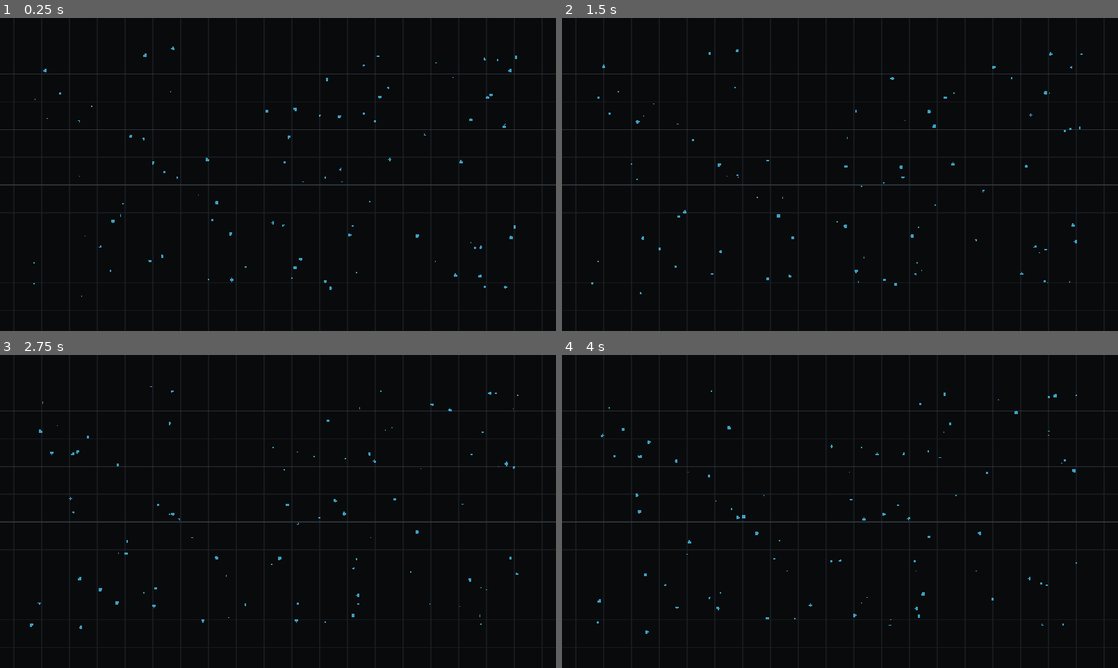
Above: before the commit, frames 1-4 (two rows, left to right).
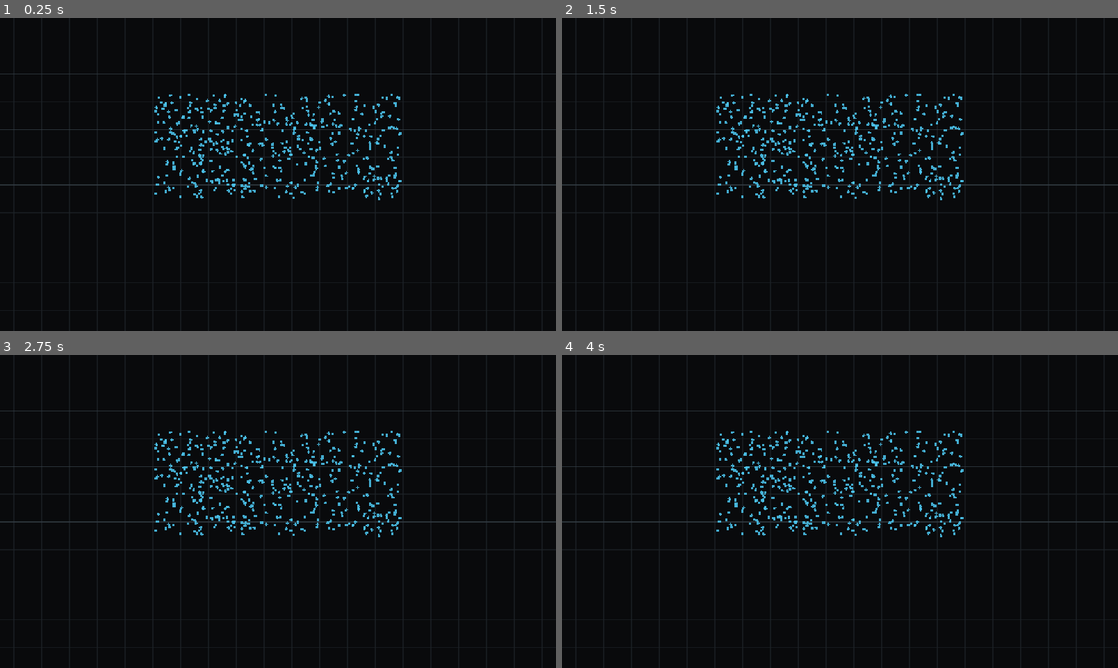
Above: after the commit, the same moments.

Repository: scratlantis/godot_playground
Game: Godot game, scene res://main.tscn
The game is run twice, just before and just after one commit, with the same random seed, the same clock (stepped at 60 frames per second) and the same inputs.
Inputs:
- Up to frame 1 (0.25 s): no input
- Up to frame 2 (1.5 s): no input
- Up to frame 3 (2.75 s): no input
- Up to frame 4 (4 s): no input

The runs differ from the first frame. In frame 1, 2.0% of the frame differs, in the area x 6-93%, y 9-90%; in frame 2, 2.0%; in frame 3, 2.0%; in frame 4, 2.0%.

Commit message:
Add brute force GPU particle forces

Diff:
--- a/src/project.godot
+++ b/src/project.godot
@@ -27,4 +27,4 @@
 
 [rendering]
 
-renderer/rendering_method="gl_compatibility"
+renderer/rendering_method="forward_plus"
--- a/src/scripts/Main2D.gd
+++ b/src/scripts/Main2D.gd
@@ -1,17 +1,44 @@
 extends Node2D
 
 const GRID_SPACING := 32.0
-const DOT_COUNT := 96
-
-var elapsed := 0.0
-var points: Array[Vector2] = []
+const WORKGROUP_SIZE := 64
+const PARAM_BYTES := 80
+const PARTICLE_BYTES := 16
+const DENSITY_BYTES := 4
+
+@export_range(16, 8192, 1) var particle_count := 512
+@export_range(0.005, 0.15, 0.001) var particle_radius := 0.045
+@export_range(0.0, 2.0, 0.001) var density_coefficient := 1.0
+@export_range(0.0, 2.0, 0.001) var target_density := 0.15
+@export_range(0.0, 2.0, 0.001) var pressure_force_coefficient := 0.18
+@export_range(0.0, 10.0, 0.001) var viscosity_force_coefficient := 0.65
+@export_range(0.0, 1.0, 0.001) var damping := 0.998
+@export_range(0.0, 1.0, 0.001) var border_damping := 0.72
+@export_range(-4.0, 4.0, 0.001) var gravity := 0.65
+
+var rd: RenderingDevice
+var density_shader: RID
+var forces_shader: RID
+var density_pipeline: RID
+var forces_pipeline: RID
+var params_buffer: RID
+var particle_buffers: Array[RID] = []
+var density_buffer: RID
+var read_index := 0
+var write_index := 1
+var frame_index := 0
+var gpu_enabled := false
+var particles: PackedVector2Array = PackedVector2Array()
 
 func _ready() -> void:
 	DisplayServer.window_set_title("Particle Sim 2D")
-	_seed_points()
+	gpu_enabled = _setup_compute()
+	_seed_particles()
 
 func _process(delta: float) -> void:
-	elapsed += delta
+	if gpu_enabled:
+		_step_gpu(delta)
+		_read_particles_from_gpu()
 	queue_redraw()
 
 func _draw() -> void:
@@ -21,12 +48,140 @@
 	_draw_bounds(rect)
 	_draw_points(rect)
 
-func _seed_points() -> void:
-	points.clear()
+func _exit_tree() -> void:
+	if rd == null:
+		return
+
+	for buffer in particle_buffers:
+		if buffer.is_valid():
+			rd.free_rid(buffer)
+	for rid in [params_buffer, density_buffer, density_pipeline, forces_pipeline, density_shader, forces_shader]:
+		if rid.is_valid():
+			rd.free_rid(rid)
+
+func _setup_compute() -> bool:
+	rd = RenderingServer.create_local_rendering_device()
+	if rd == null:
+		push_warning("RenderingDevice is unavailable; showing seeded particles without simulation.")
+		return false
+
+	density_shader = _load_shader("res://shaders/particle_density.glsl")
+	forces_shader = _load_shader("res://shaders/particle_forces.glsl")
+	density_pipeline = rd.compute_pipeline_create(density_shader)
+	forces_pipeline = rd.compute_pipeline_create(forces_shader)
+	params_buffer = rd.storage_buffer_create(PARAM_BYTES)
+	for i in 2:
+		particle_buffers.append(rd.storage_buffer_create(particle_count * PARTICLE_BYTES))
+	density_buffer = rd.storage_buffer_create(particle_count * DENSITY_BYTES)
+	return true
+
+func _seed_particles() -> void:
+	particles.clear()
 	var rng := RandomNumberGenerator.new()
 	rng.seed = 39
-	for i in DOT_COUNT:
-		points.append(Vector2(rng.randf(), rng.randf()))
+	var data := PackedByteArray()
+	data.resize(particle_count * PARTICLE_BYTES)
+	for i in particle_count:
+		var pos := Vector2(
+			0.25 + rng.randf() * 0.5,
+			0.18 + rng.randf() * 0.42
+		)
+		var offset := i * PARTICLE_BYTES
+		data.encode_float(offset, pos.x)
+		data.encode_float(offset + 4, pos.y)
+		data.encode_float(offset + 8, 0.0)
+		data.encode_float(offset + 12, 0.0)
+		particles.append(pos)
+
+	if gpu_enabled:
+		rd.buffer_update(particle_buffers[read_index], 0, data.size(), data)
+
+func _load_shader(path: String) -> RID:
+	var source_text := FileAccess.get_file_as_string(path)
+	if source_text.begins_with("#[compute]\n"):
+		source_text = source_text.substr(11)
+
+	var source := RDShaderSource.new()
+	source.language = RenderingDevice.SHADER_LANGUAGE_GLSL
+	source.set_stage_source(RenderingDevice.SHADER_STAGE_COMPUTE, source_text)
+	var spirv := rd.shader_compile_spirv_from_source(source)
+	var compile_error := spirv.get_stage_compile_error(RenderingDevice.SHADER_STAGE_COMPUTE)
+	if compile_error != "":
+		push_error(compile_error)
+	return rd.shader_create_from_spirv(spirv)
+
+func _step_gpu(delta: float) -> void:
+	var dt := minf(delta, 1.0 / 30.0)
+	_upload_params(dt)
+
+	var density_set := rd.uniform_set_create([
+		_storage_uniform(0, params_buffer),
+		_storage_uniform(1, particle_buffers[read_index]),
+		_storage_uniform(2, density_buffer),
+	], density_shader, 0)
+
+	var forces_set := rd.uniform_set_create([
+		_storage_uniform(0, params_buffer),
+		_storage_uniform(1, particle_buffers[read_index]),
+		_storage_uniform(2, density_buffer),
+		_storage_uniform(3, particle_buffers[write_index]),
+	], forces_shader, 0)
+
+	_dispatch(density_pipeline, density_set)
+	_dispatch(forces_pipeline, forces_set)
+	rd.free_rid(density_set)
+	rd.free_rid(forces_set)
+
+	var old_read := read_index
+	read_index = write_index
+	write_index = old_read
+	frame_index += 1
+
+func _dispatch(pipeline: RID, uniform_set: RID) -> void:
+	var groups := int(ceil(float(particle_count) / float(WORKGROUP_SIZE)))
+	var list := rd.compute_list_begin()
+	rd.compute_list_bind_compute_pipeline(list, pipeline)
+	rd.compute_list_bind_uniform_set(list, uniform_set, 0)
+	rd.compute_list_dispatch(list, groups, 1, 1)
+	rd.compute_list_end()
+	rd.submit()
+	rd.sync()
+
+func _upload_params(dt: float) -> void:
+	var bytes := PackedByteArray()
+	bytes.resize(PARAM_BYTES)
+	_encode_vec4(bytes, 0, Vector4(0.04, 0.04, 0.96, 0.96))
+	_encode_vec4(bytes, 16, Vector4(particle_radius, density_coefficient, target_density, gravity))
+	_encode_vec4(bytes, 32, Vector4(pressure_force_coefficient, viscosity_force_coefficient, damping, border_damping))
+	_encode_vec4(bytes, 48, Vector4(dt, 0.0, 0.0, 0.0))
+	_encode_uvec4(bytes, 64, Vector4i(particle_count, frame_index, 0, 0))
+	rd.buffer_update(params_buffer, 0, PARAM_BYTES, bytes)
+
+func _read_particles_from_gpu() -> void:
+	var data := rd.buffer_get_data(particle_buffers[read_index])
+	particles.resize(particle_count)
+	for i in particle_count:
+		var offset := i * PARTICLE_BYTES
+		particles[i] = Vector2(data.decode_float(offset), data.decode_float(offset + 4))
+
+func _storage_uniform(binding: int, rid: RID) -> RDUniform:
+	var uniform := RDUniform.new()
+	uniform.uniform_type = RenderingDevice.UNIFORM_TYPE_STORAGE_BUFFER
+	uniform.binding = binding
+	uniform.add_id(rid)
+	return uniform
+
+func _encode_vec4(bytes: PackedByteArray, offset: int, value: Vector4) -> void:
+	bytes.encode_float(offset, value.x)
+	bytes.encode_float(offset + 4, value.y)
+	bytes.encode_float(offset + 8, value.z)
+	bytes.encode_float(offset + 12, value.w)
+
+func _encode_uvec4(bytes: PackedByteArray, offset: int, value: Vector4i) -> void:
+	bytes.encode_u32(offset, value.x)
+	bytes.encode_u32(offset + 4, value.y)
+	bytes.encode_u32(offset + 8, value.z)
+	bytes.encode_u32(offset + 12, value.w)
 
 func _draw_grid(rect: Rect2) -> void:
 	var minor := Color(0.12, 0.14, 0.16, 0.62)
@@ -55,11 +210,8 @@
 func _draw_points(rect: Rect2) -> void:
 	var margin := 72.0
 	var area := Rect2(Vector2(margin, margin), rect.size - Vector2.ONE * margin * 2.0)
-	for i in points.size():
-		var unit := points[i]
-		var phase := elapsed * 0.9 + float(i) * 0.37
-		var wobble := Vector2(cos(phase * 1.3), sin(phase * 1.7)) * 7.0
-		var pos := area.position + unit * area.size + wobble
-		var radius := 2.5 + 1.5 * sin(phase)
-		var color := Color(0.28, 0.76, 0.92, 0.82)
+	for unit in particles:
+		var pos := area.position + unit * area.size
+		var radius := 3.25
+		var color := Color(0.30, 0.78, 0.94, 0.86)
 		draw_circle(pos, radius, color)
Not shown, added: src/shaders/particle_density.glsl
Not shown, added: src/shaders/particle_forces.glsl
Not shown, changed: .gitignore
Not shown, changed: src/README.md
